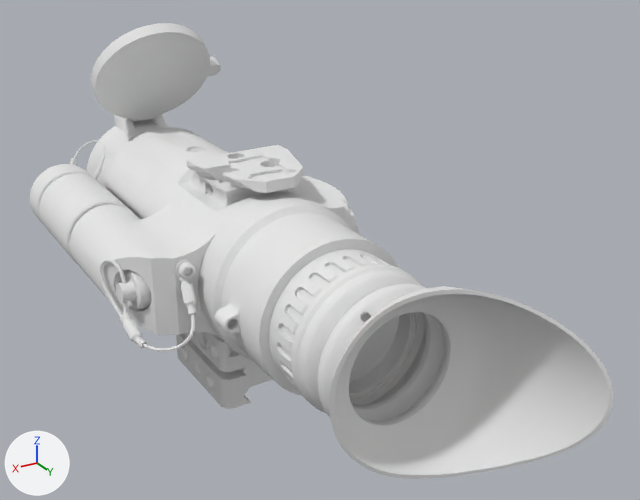
The Blender file wank folder/optics/reapir/untitled.blend: old version first, new version second.
The view is the same before and after, from a 50 mm lens placed at (0.112, 0.236, 0.149), pointed at (-0.014, 0.026, 0.044). The lights are fixed; the arrows at lower left show +X, +Y and +Z. The picture after the commit comes second.

Objects in the first picture: 'mount_all_unv_dloc_ird_LOD0_0', 'scope_base_trijicon_reap-ir_LOD0_0', 'tactical_reap-ir_trijicon_eyecup_LOD0_0'.
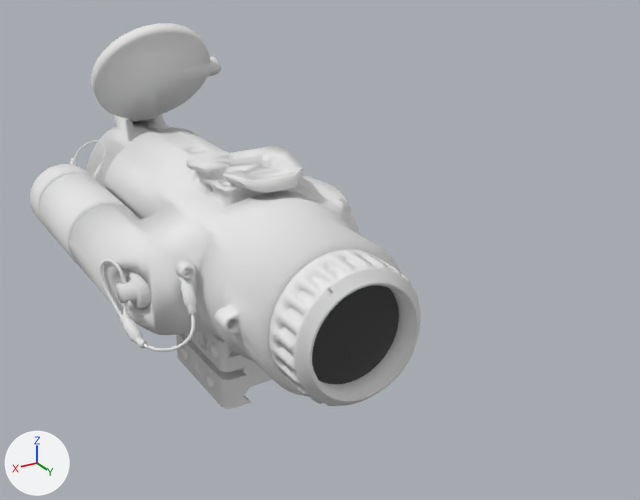
Location of each change, (x1, y1, x2, y2) in pixels of the pictures (640 x 500 px):
```json
{"object": "scope_base_trijicon_reap-ir_LOD0_0", "change": "reshaped", "before": [30, 23, 419, 402], "after": [30, 23, 421, 406]}
{"object": "tactical_reap-ir_trijicon_eyecup_LOD0_0", "change": "hidden", "before": [291, 264, 614, 479]}
{"part": 1, "of": "me_scope_base_trijicon_reap_ir_lod0_0", "change": "cut back", "before": [350, 314, 394, 377], "after": [312, 285, 399, 384]}
```

The change, as JSON lines over the scene's bpy script:
```json
{"op": "add", "block": "mat_rtglass", "code": ["mat_rtglass = principled_material('rtglass')", "mat_rtglass.base_color = (0.00424, 0.00148, 0.00395)  # black #0e050d", "mat_rtglass.metallic = 1.0", "mat_rtglass.roughness = 0.0", "mat_rtglass.alpha = 0.795"]}
{"block": "me_scope_base_trijicon_reap_ir_lod0_0", "where": "# used by ob_scope_base_trijicon_reap_ir_lod0_0; location = (0.0, 0.0, 0.0)"}
{"op": "remove", "block": "me_scope_base_trijicon_reap_ir_lod0_0", "code": "me_scope_base_trijicon_reap_ir_lod0_0.from_pydata(...)  # 7168 vertices, 13424 faces; spans x -0.029..0.047, y -0.097..0.072, z 0.012..0.1"}
{"op": "add", "block": "me_scope_base_trijicon_reap_ir_lod0_0", "code": "me_scope_base_trijicon_reap_ir_lod0_0.from_pydata(...)  # 7392 vertices, 13617 faces; spans x -0.029..0.047, y -0.097..0.072, z 0.012..0.1"}
{"block": "me_scope_base_trijicon_reap_ir_lod0_0", "change": "me_scope_base_trijicon_reap_ir_lod0_0 part 1: 27 vertices moved from x -0.009..0.009, y 0.066..0.068, z 0.029..0.048 to x -0.009..0.011, y 0.065..0.066, z 0.029..0.048; 224 vertices added at x -0.015..0.015, y 0.065..0.067, z 0.023..0.053"}
{"op": "add", "block": "me_scope_base_trijicon_reap_ir_lod0_0", "code": "me_scope_base_trijicon_reap_ir_lod0_0.materials.append(mat_rtglass)  # black #0e050d"}
{"op": "add", "block": "ob_tactical_reap_ir_trijicon_eyecup_lod0_0", "code": "ob_tactical_reap_ir_trijicon_eyecup_lod0_0.hide_set(True)"}
```
